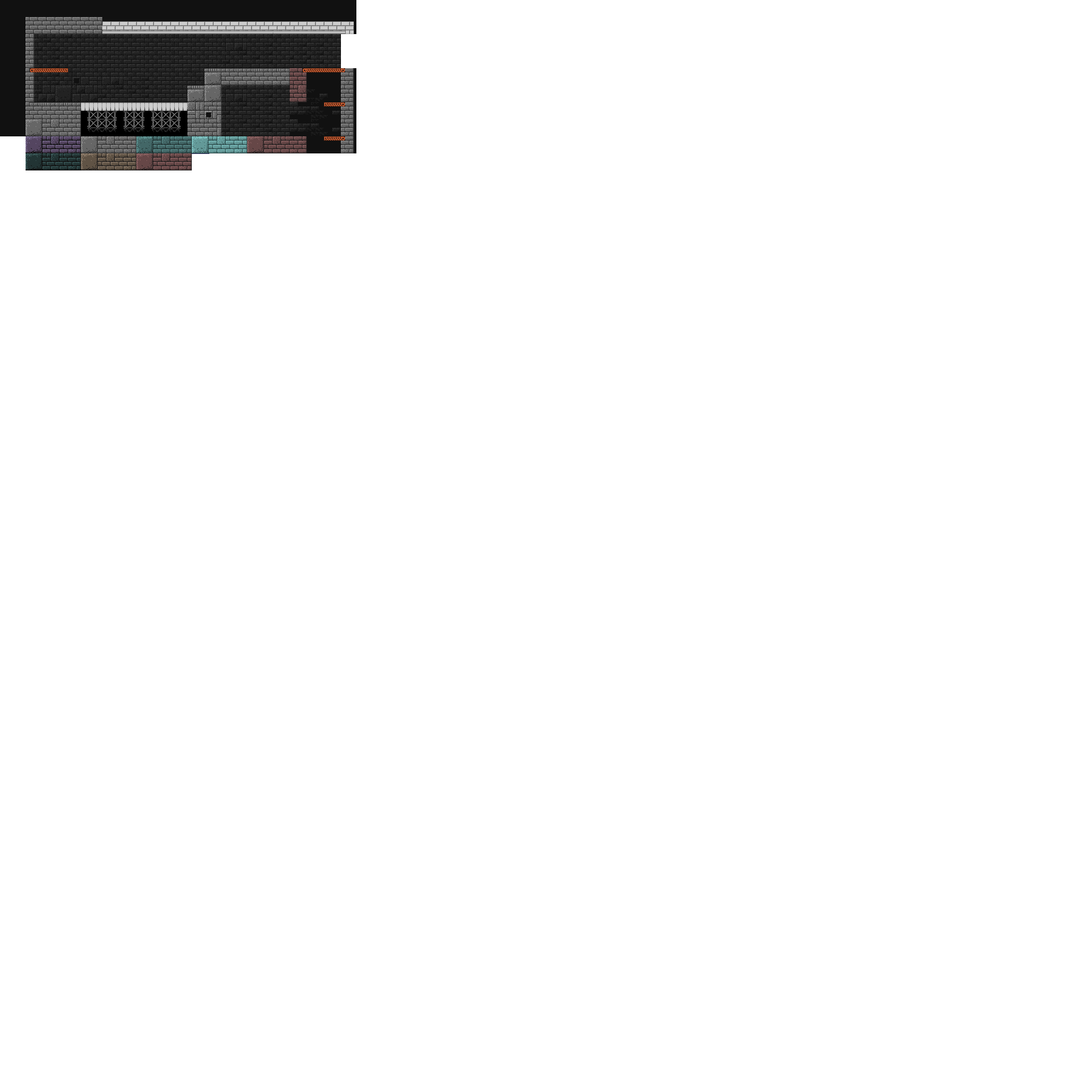
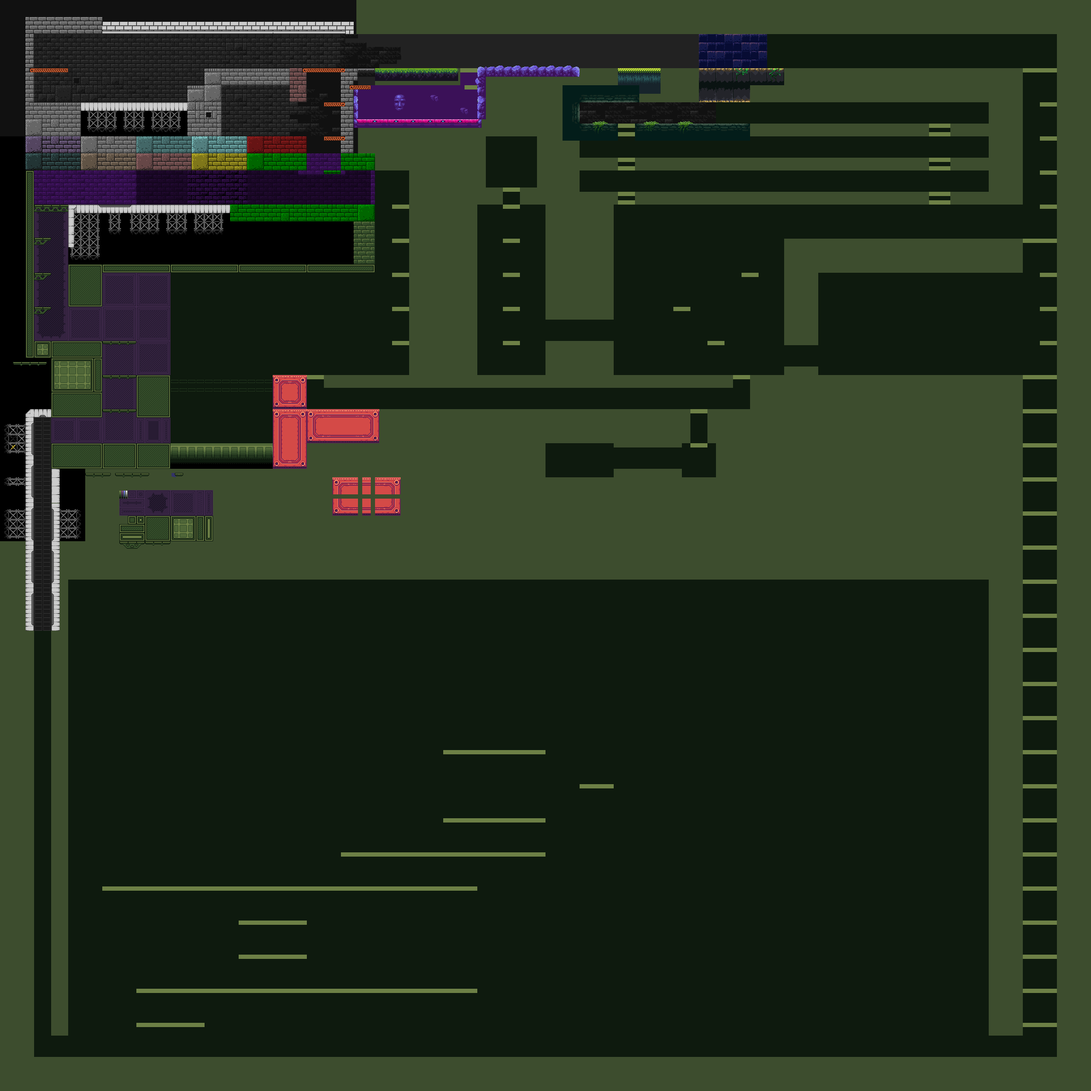
Before/after of a 1091 × 1091 layered artwork. What changed in the layer stack:
renamed "Pasted Layer" to "Pasted Layer #1", painted on it over [0, 0, 785, 632]
showed "Terrain copy", painted on it over [0, 0, 1091, 1091]
